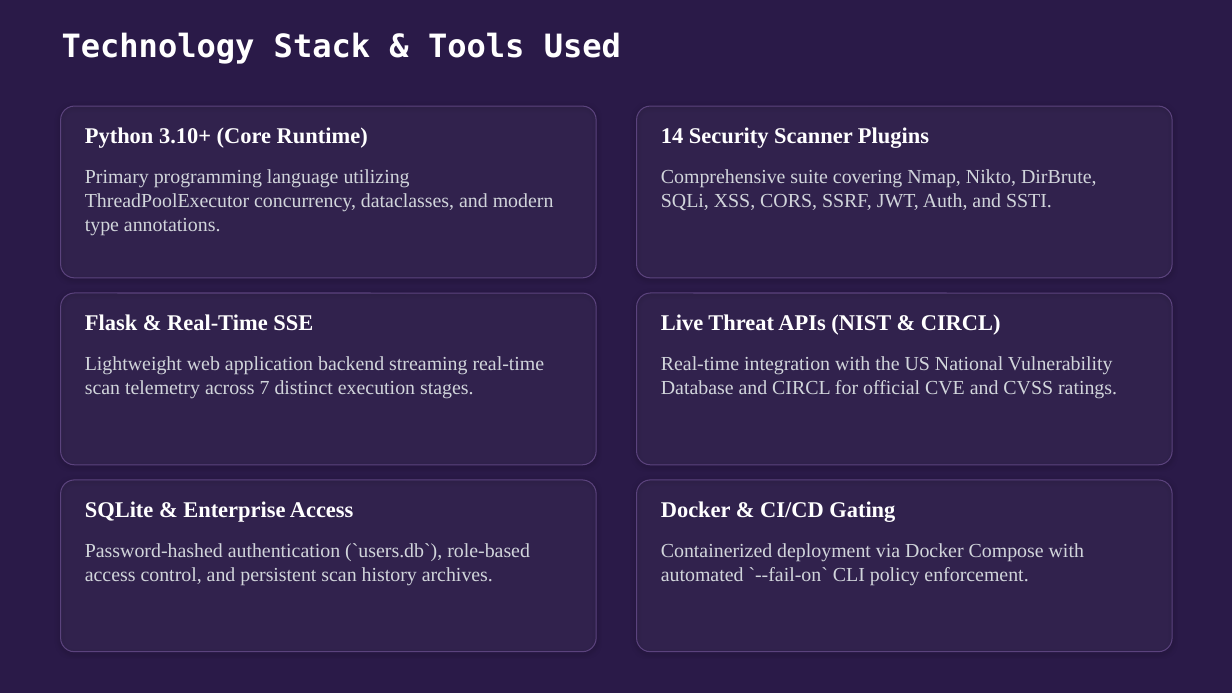
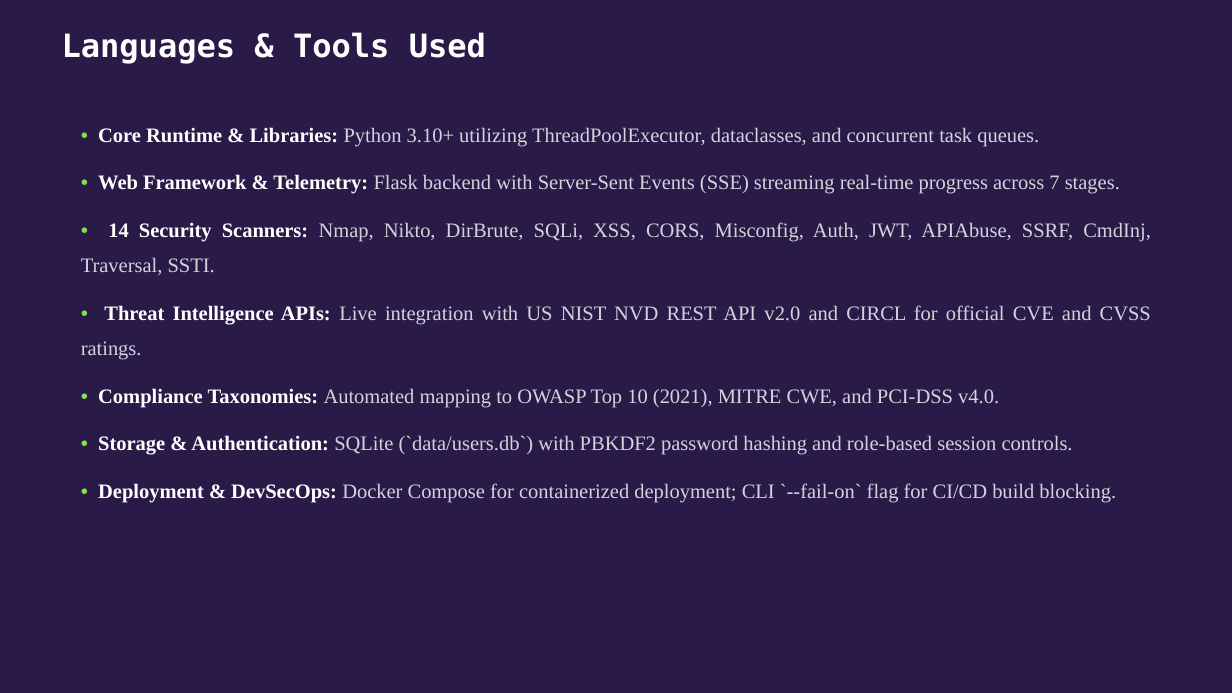
Before and after one commit to NEXUS-888/AutoSecAudit, a slide deck: slide 10 of Presentation/AutoSecAudit - Phase 3 Presentation.pptx. Drawn at 1232x693 pixels with LibreOffice and Linux fonts; fonts in the diff are those of the drawing. Boxes give left, top, right and bottom in pixels: in the first picture for what was removed or moved away, otherwise in the second. Text is boxed around its words. In the diff, an @@ line names an element or a change of style, - is before the commit and + after.

```diff
--- a/Presentation/AutoSecAudit - Phase 3 Presentation.pptx
+++ b/Presentation/AutoSecAudit - Phase 3 Presentation.pptx
@@ text at box(62, 32, 486, 64): text changed @@
-Technology Stack & Tools Used
+Languages & Tools Used
@@ rounded rectangle removed at box(61, 106, 597, 278) @@
@@ rounded rectangle removed at box(637, 106, 1173, 278) @@
@@ text added at box(81, 127, 1151, 503), 16 pt, text #D1D5DB @@
+• Core Runtime & Libraries: Python 3.10+ utilizing ThreadPoolExecutor, dataclasses, and concurrent task queues.
+• Web Framework & Telemetry: Flask backend with Server-Sent Events (SSE) streaming real-time progress across 7 stages.
+• 14 Security Scanners: Nmap, Nikto, DirBrute, SQLi, XSS, CORS, Misconfig, Auth, JWT, APIAbuse, SSRF, CmdInj, Traversal, SSTI.
+• Threat Intelligence APIs: Live integration with US NIST NVD REST API v2.0 and CIRCL for official CVE and CVSS ratings.
+• Compliance Taxonomies: Automated mapping to OWASP Top 10 (2021), MITRE CWE, and PCI-DSS v4.0.
+• Storage & Authentication: SQLite (`data/users.db`) with PBKDF2 password hashing and role-based session controls.
+• Deployment & DevSecOps: Docker Compose for containerized deployment; CLI `--fail-on` flag for CI/CD build blocking.
@@ text removed at box(85, 127, 368, 148) @@
-Python 3.10+ (Core Runtime)
@@ text removed at box(661, 127, 929, 148) @@
-14 Security Scanner Plugins
@@ text removed at box(85, 169, 554, 236) @@
-Primary programming language utilizing ThreadPoolExecutor concurrency, dataclasses, and modern type annotations.
@@ text removed at box(661, 169, 1097, 210) @@
-Comprehensive suite covering Nmap, Nikto, DirBrute, SQLi, XSS, CORS, SSRF, JWT, Auth, and SSTI.
@@ rounded rectangle removed at box(61, 293, 597, 465) @@
@@ rounded rectangle removed at box(637, 293, 1173, 465) @@
@@ text removed at box(85, 314, 313, 331) @@
-Flask & Real-Time SSE
@@ text removed at box(661, 314, 1001, 335) @@
-Live Threat APIs (NIST & CIRCL)
@@ text removed at box(85, 356, 545, 399) @@
-Lightweight web application backend streaming real-time scan telemetry across 7 distinct execution stages.
@@ text removed at box(661, 356, 1117, 399) @@
-Real-time integration with the US National Vulnerability Database and CIRCL for official CVE and CVSS ratings.
@@ rounded rectangle removed at box(61, 480, 597, 652) @@
@@ text removed at box(85, 501, 354, 522) @@
-SQLite & Enterprise Access
@@ rounded rectangle removed at box(637, 480, 1173, 652) @@
@@ text removed at box(661, 501, 895, 522) @@
-Docker & CI/CD Gating
@@ text removed at box(85, 543, 530, 586) @@
-Password-hashed authentication (`users.db`), role-based access control, and persistent scan history archives.
@@ text removed at box(661, 543, 1084, 586) @@
-Containerized deployment via Docker Compose with automated `--fail-on` CLI policy enforcement.
```
Also in this commit, not shown: 12 other slides changed, 6 slides added, 7 slides removed, 41 other files.
